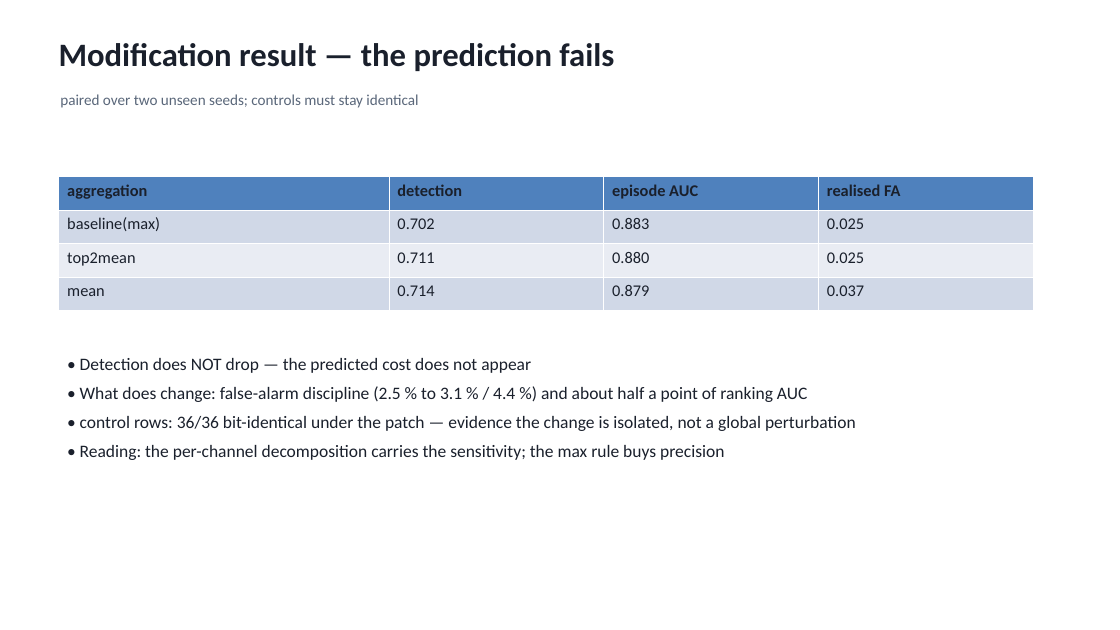
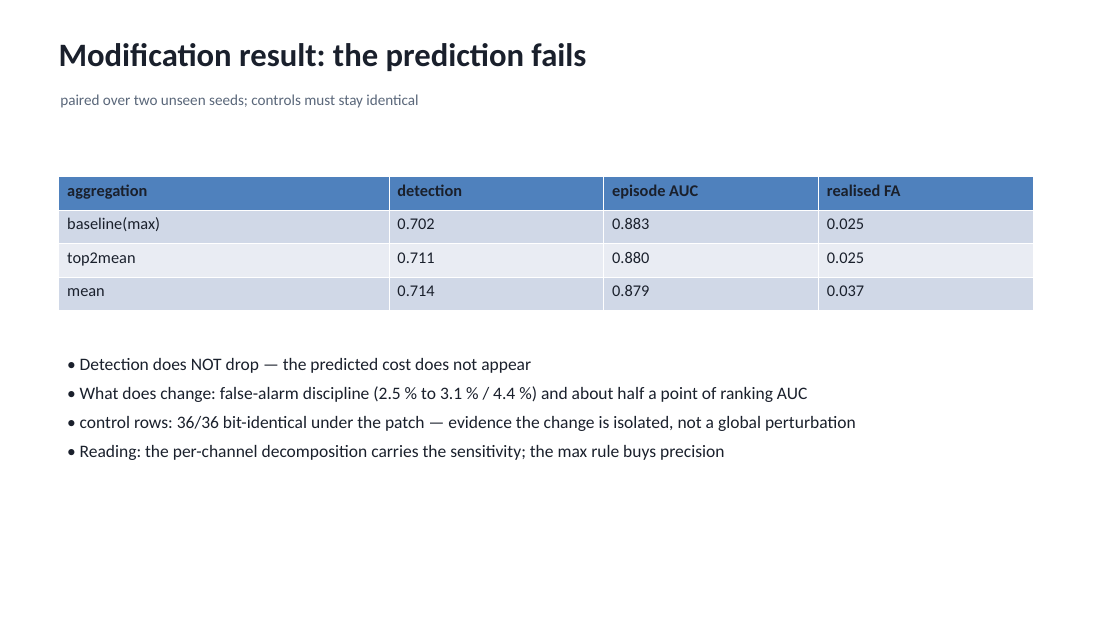
Before and after one commit to SamielSun/Individual-project-trajectory-sentinel-reproduce, a slide deck: slide 10 of slides/deck.pptx. Drawn at 1120x630 pixels with LibreOffice and Linux fonts; fonts in the diff are those of the drawing. Boxes give left, top, right and bottom in pixels: in the first picture for what was removed or moved away, otherwise in the second. Text is boxed around its words. In the diff, an @@ line names an element or a change of style, - is before the commit and + after.

```diff
--- a/slides/deck.pptx
+++ b/slides/deck.pptx
@@ text at box(59, 43, 586, 71): text changed @@
-Modification result — the prediction fails
+Modification result: the prediction fails
```
Also in this commit, not shown: 4 other slides changed, 2 other files.
